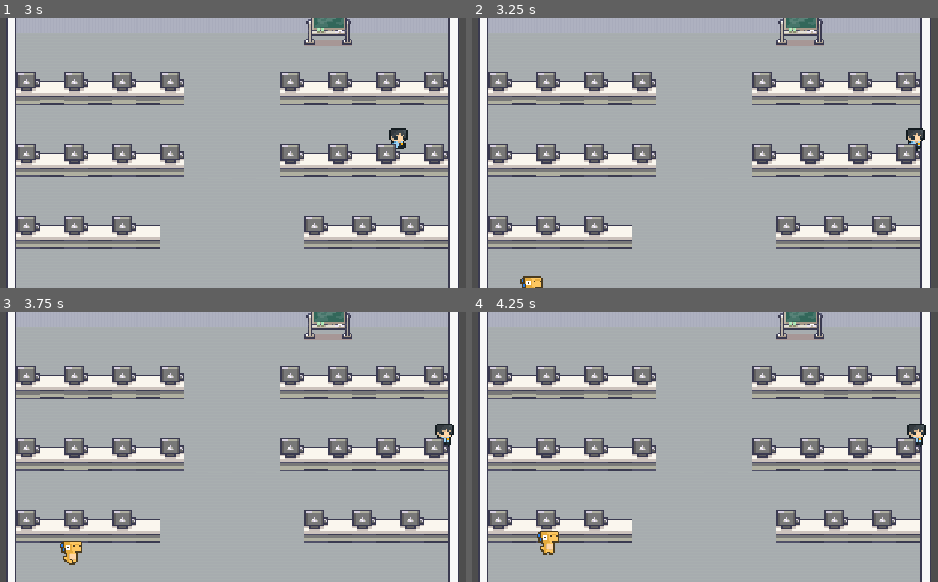
Above: before the commit, frames 1-4 (two rows, left to right).
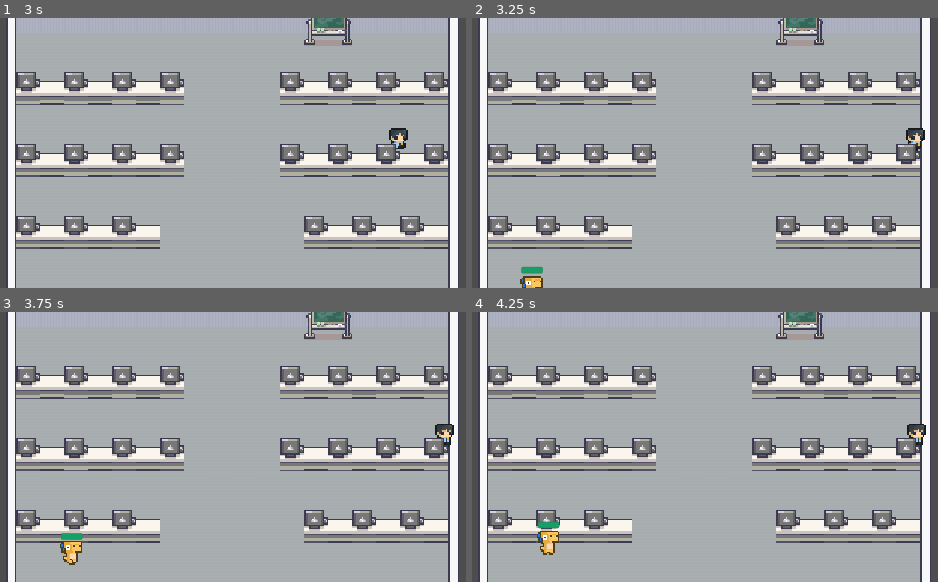
Above: after the commit, the same moments.

Repository: Raikosuu/Full-Tech-Panic_Public
Game: Godot game, scene res://scenes/main_menu.tscn
Same seed, same stepped clock (60 frames per second), same inputs: the game is played once before the commit and once after it.
Inputs (mouse positions are in pixels of both pictures, inside the frame that each line leads up to):
- Up to frame 1 (3 s): click "Play" at 0.5 s; move the mouse to (340, 139) at 1.27 s; hold D (move_right) 1.28-2 s; hold E (interact) 1.28-2 s; click (340, 139) at 1.42 s; drag from (139, 166) to (23, 117) at 2.02 s; move the mouse to (284, 93) at 2.77 s; hold D (move_right) from 2.78 s (still down); hold E (interact) from 2.78 s (still down)
- Up to frame 2 (3.25 s): keep holding D (move_right); keep holding E (interact)
- Up to frame 3 (3.75 s): release D (move_right) at 3.5 s; release E (interact) at 3.5 s; drag from (209, 501) to (74, 411) at 3.52 s
- Up to frame 4 (4.25 s): no input

Frame 1 is identical in both runs. In frame 2, 0.1% of the frame differs, in the area x 10-16%, y 92-95%; in frame 3, 0.1%; in frame 4, 0.1%.

Commit message:
patience mechanic implemented
there's a patience bar on top of the NPC's heads. there's a bug where the bar does not update visually.

Diff:
--- a/scenes/npc_1.tscn
+++ b/scenes/npc_1.tscn
@@ -2,6 +2,7 @@
 
 [ext_resource type="Texture2D" uid="uid://ch3yjsway5b7f" path="res://assets/character/DinoSprites - tard.png" id="1_8dm1u"]
 [ext_resource type="Script" uid="uid://pwigievipai2" path="res://scripts/npc_1.gd" id="1_ttshn"]
+[ext_resource type="PackedScene" uid="uid://cgu8yawlh8ece" path="res://scenes/patience_bar.tscn" id="3_rga5l"]
 
 [sub_resource type="AtlasTexture" id="AtlasTexture_8dm1u"]
 atlas = ExtResource("1_8dm1u")
@@ -151,5 +152,11 @@
 [node name="AnimationPlayer" type="AnimationPlayer" parent="." unique_id=309574962]
 libraries/ = SubResource("AnimationLibrary_3w2wa")
 
+[node name="patience bar" parent="." unique_id=1963716116 instance=ExtResource("3_rga5l")]
+offset_left = -7.0
+offset_top = -22.0
+offset_right = 7.0
+offset_bottom = -18.0
+
 [connection signal="velocity_computed" from="NavigationAgent2D" to="." method="_on_navigation_agent_2d_velocity_computed"]
 [connection signal="timeout" from="Timer" to="." method="_on_timer_timeout"]
--- a/scenes/npc_2.tscn
+++ b/scenes/npc_2.tscn
@@ -2,6 +2,7 @@
 
 [ext_resource type="Script" uid="uid://cxxb1w477yjce" path="res://scripts/npc_2.gd" id="1_23bb0"]
 [ext_resource type="Texture2D" uid="uid://b4j0mmhcdfwc1" path="res://assets/character/DinoSprites - doux.png" id="2_23bb0"]
+[ext_resource type="PackedScene" uid="uid://cgu8yawlh8ece" path="res://scenes/patience_bar.tscn" id="3_8v6sq"]
 
 [sub_resource type="AtlasTexture" id="AtlasTexture_8v6sq"]
 atlas = ExtResource("2_23bb0")
@@ -150,5 +151,11 @@
 [node name="AnimationPlayer" type="AnimationPlayer" parent="." unique_id=913058157]
 libraries/ = SubResource("AnimationLibrary_qchs1")
 
+[node name="patience bar" parent="." unique_id=1963716116 instance=ExtResource("3_8v6sq")]
+offset_left = -7.0
+offset_top = -22.0
+offset_right = 7.0
+offset_bottom = -18.0
+
 [connection signal="velocity_computed" from="NavigationAgent2D" to="." method="_on_navigation_agent_2d_velocity_computed"]
 [connection signal="timeout" from="Timer" to="." method="_on_timer_timeout"]
--- /dev/null
+++ b/scenes/patience_bar.tscn
@@ -0,0 +1,27 @@
+[gd_scene format=3 uid="uid://cgu8yawlh8ece"]
+
+[ext_resource type="Script" uid="uid://1ymwwvpw2ol0" path="res://scripts/patience_bar.gd" id="1_001xp"]
+
+[sub_resource type="StyleBoxFlat" id="StyleBoxFlat_001xp"]
+bg_color = Color(0.27752772, 0.27752775, 0.27752766, 1)
+corner_radius_top_left = 1
+corner_radius_top_right = 1
+corner_radius_bottom_right = 1
+corner_radius_bottom_left = 1
+
+[sub_resource type="StyleBoxFlat" id="StyleBoxFlat_a4lyd"]
+bg_color = Color(0.08617767, 0.6261141, 0.4021661, 0.9882353)
+corner_radius_top_left = 1
+corner_radius_top_right = 1
+corner_radius_bottom_right = 1
+corner_radius_bottom_left = 1
+corner_detail = 9
+
+[node name="patience bar" type="ProgressBar" unique_id=1963716116]
+offset_right = 14.0
+offset_bottom = 4.0
+theme_override_styles/background = SubResource("StyleBoxFlat_001xp")
+theme_override_styles/fill = SubResource("StyleBoxFlat_a4lyd")
+value = 100.0
+show_percentage = false
+script = ExtResource("1_001xp")
--- a/scripts/npc_base.gd
+++ b/scripts/npc_base.gd
@@ -3,19 +3,45 @@
 const SPEED: float = 40.0
 
 @export var seats: Array[Node] = []
+@export var patience_while_waiting: float = 15.0
+@export var patience_while_seated: float = 30.0
+
 @onready var nav_agent := $NavigationAgent2D
 @onready var anim_sprite := $AnimatedSprite2D
 
 var target_seat: Area2D = null
+var _occupied_seat: Area2D = null
 var _leaving: bool = false
 var is_exiting: bool = false
 
+var _patience: float = 0.0
+var _max_patience: float = 0.0
+var _is_seated: bool = false
+var _patience_bar: Node = null
+
 func _ready() -> void:
 	seats = get_tree().get_nodes_in_group("computer_seats")
+	_patience_bar = get_node_or_null("patience_bar")
+	_start_patience(patience_while_waiting)
 	await get_tree().physics_frame
 	find_vacant_seat()
 
-func _physics_process(_delta: float) -> void:
+func _start_patience(duration: float) -> void:
+	_max_patience = duration
+	_patience = duration
+
+func _tick_patience(delta: float) -> void:
+	if _leaving:
+		return
+	_patience -= delta
+	if _patience_bar and _patience_bar.has_method("set_ratio"):
+		_patience_bar.set_ratio(_patience / _max_patience)
+	if _patience <= 0.0:
+		leave()
+
+func _physics_process(delta: float) -> void:
+	_tick_patience(delta)
+
 	if _leaving:
 		_process_leave()
 		return
@@ -23,29 +49,30 @@
 	if target_seat == null:
 		return
 
-	if target_seat.is_taken:
+	if target_seat.is_taken and not _is_seated:
 		find_vacant_seat()
 
 	if nav_agent.is_navigation_finished():
 		velocity = Vector2.ZERO
 		anim_sprite.play("idle")
 		global_position = target_seat.global_position
-		target_seat.occupy()
-		target_seat = null
+		if not _is_seated:
+			_is_seated = true
+			_occupied_seat = target_seat
+			target_seat.occupy()
+			target_seat = null
+			_start_patience(patience_while_seated)
 	else:
 		var current_agent_position = global_position
 		var next_path_position = nav_agent.get_next_path_position()
 		var new_velocity = current_agent_position.direction_to(next_path_position) * SPEED
-
 		if nav_agent.avoidance_enabled:
 			nav_agent.set_velocity(new_velocity)
 		else:
 			_on_navigation_agent_2d_velocity_computed(new_velocity)
 		move_and_slide()
-
 		if velocity.x != 0:
 			anim_sprite.flip_h = velocity.x < 0
-
 		if velocity.length() > 0.1:
 			anim_sprite.play("walk")
 		else:
@@ -54,29 +81,31 @@
 func find_vacant_seat() -> void:
 	var nearest: Area2D = null
 	var nearest_dist: float = INF
-
 	for seat in seats:
 		if not seat.is_taken:
 			var dist = global_position.distance_to(seat.global_position)
 			if dist < nearest_dist:
 				nearest = seat
 				nearest_dist = dist
-
 	if nearest:
 		target_seat = nearest
 		nav_agent.target_position = nearest.global_position
+	else:
+		leave()
 
-# ── Called by GameState after minigame completes ───────────────────────────
 func leave() -> void:
-	# Free the seat this NPC was occupying so others can use it
+	# Free both the target seat and the occupied seat
 	if target_seat != null:
 		target_seat.is_taken = false
 		target_seat = null
+	if _occupied_seat != null:
+		_occupied_seat.is_taken = false
+		_occupied_seat = null
+	_is_seated = false
 
 	# Find the exit marker in the scene (must be in group "npc_exit")
 	var exits := get_tree().get_nodes_in_group("npc_exit")
 	if exits.is_empty():
-		# No exit found — just despawn immediately
 		queue_free()
 		return
 
@@ -95,24 +124,18 @@
 
 func _process_leave() -> void:
 	if nav_agent.is_navigation_finished():
-		# exit_point.gd handles the fade and queue_free when the NPC enters the Area2D.
-		# Stop moving and wait for the overlap to trigger.
 		velocity = Vector2.ZERO
 		anim_sprite.play("idle")
 		return
-
 	var next_path_position: Vector2 = nav_agent.get_next_path_position()
 	var new_velocity: Vector2 = global_position.direction_to(next_path_position) * SPEED
-
 	if nav_agent.avoidance_enabled:
 		nav_agent.set_velocity(new_velocity)
 	else:
 		_on_navigation_agent_2d_velocity_computed(new_velocity)
 	move_and_slide()
-
 	if velocity.x != 0:
 		anim_sprite.flip_h = velocity.x < 0
-
 	anim_sprite.play("walk" if velocity.length() > 0.1 else "idle")
 
 func _on_navigation_agent_2d_velocity_computed(safe_velocity: Vector2) -> void:
--- /dev/null
+++ b/scripts/patience_bar.gd
@@ -0,0 +1,10 @@
+extends ProgressBar
+
+func _ready() -> void:
+	min_value = 0
+	max_value = 100
+	value = 100
+	show_percentage = false
+
+func set_ratio(ratio: float) -> void:
+	value = ratio * 100.0
Not shown, added: scripts/patience_bar.gd.uid
